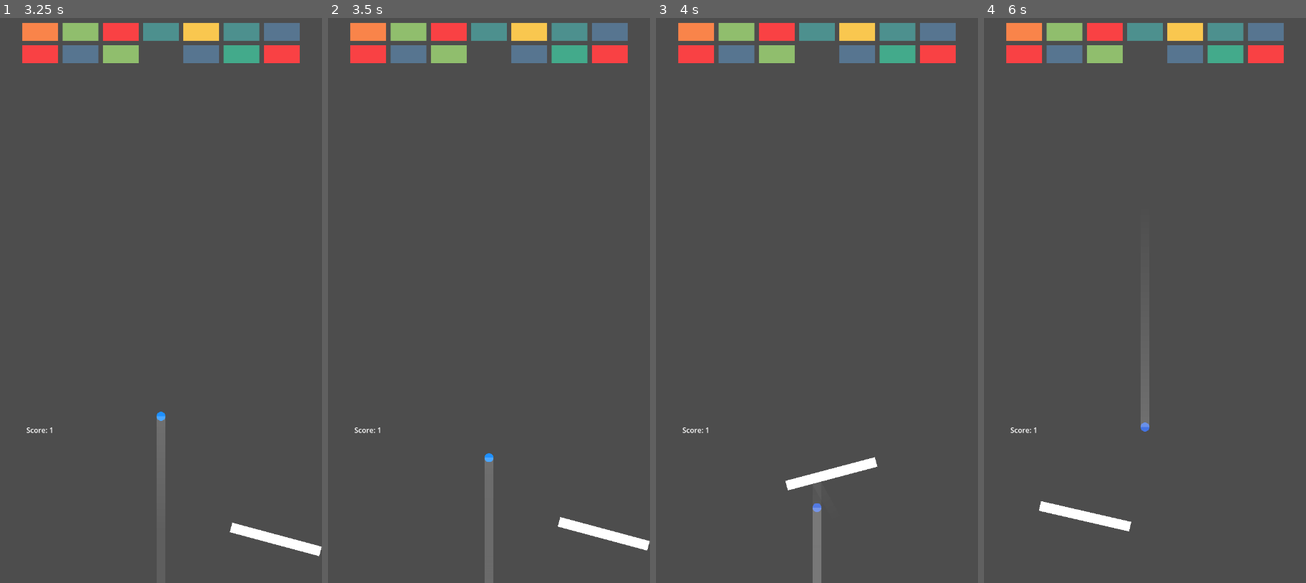
Above: before the commit, frames 1-4 (left to right).
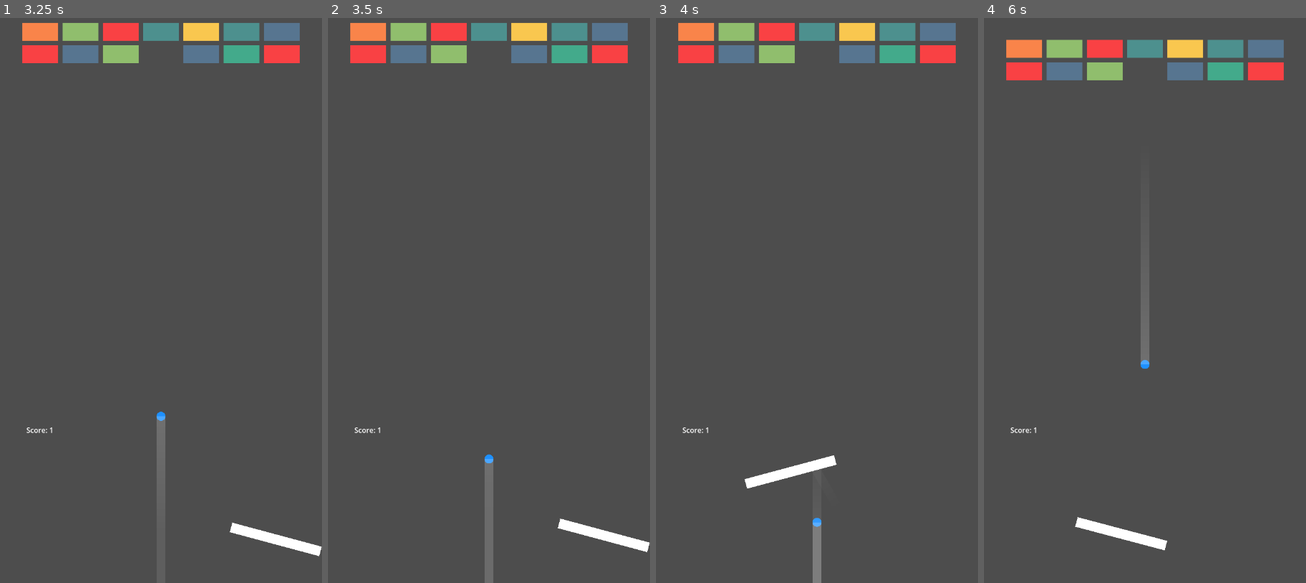
Above: after the commit, the same moments.

Repository: lbarman/brickgame
Game: Godot game, scene res://main.tscn
Two runs of this game, one before a commit and one after it. Both use one fixed random seed, a clock stepped at 60 frames per second and the inputs below.
Inputs:
- Up to frame 1 (3.25 s): tap Enter (ui_accept) at 0.5, 1.52, 1.55, 1.82, 3.02, 3.05 s; hold Right (ui_right) 0.53-1.28 s; hold Enter (ui_accept) 0.53-1.28 s; hold Left (ui_left) 1.28-2.03 s; tap F at 1.35, 2.85 s; hold Enter (ui_accept) 2.03-2.78 s; hold Right (ui_right) from 2.03 s (still down)
- Up to frame 2 (3.5 s): keep holding Right (ui_right); tap Enter (ui_accept) at 3.32 s
- Up to frame 3 (4 s): release Right (ui_right) at 3.53 s; hold Left (ui_left) from 3.53 s (still down); hold Enter (ui_accept) from 3.53 s (still down)
- Up to frame 4 (6 s): release Enter (ui_accept) at 4.28 s; tap F at 4.35, 5.85 s; tap Enter (ui_accept) at 4.52, 4.55, 4.82 s; hold Enter (ui_accept) 5.03-5.78 s; release Left (ui_left) at 5.78 s; hold Right (ui_right) from 5.78 s (still down)

Frame 1 is identical in both runs. In frame 2, 0.2% of the frame differs, in the area x 48-100%, y 77-95%; in frame 3, 1.1%; in frame 4, 8.6%, in the area x 6-94%, y 0-95%.

Commit message:
Proper bounce

Diff:
--- a/character_body_2d.gd
+++ b/character_body_2d.gd
@@ -28,6 +28,7 @@
 var initial_y: float = 0.0
 var last_hit_time: int = 0
 var is_rising: bool = false
+var cant_rise: bool = false
 
 func _ready() -> void:
 	min_max_x = get_viewport_rect().size.x/2 - color_rect.size.x/2
@@ -56,7 +57,7 @@
 
 	# Vertical movement
 	# "ui_accept" is the default mapping for the Spacebar.
-	if Input.is_action_pressed("ui_accept"):
+	if Input.is_action_pressed("ui_accept") && !cant_rise:
 		is_rising = true
 		if position.y > initial_y - max_y_offset:
 			target_velocity.y = -vertical_speed
@@ -66,6 +67,8 @@
 		# Smoothly return to the initial Y position
 		target_velocity.y = (initial_y - position.y) * return_y_speed
 		is_rising = false
+		if cant_rise && (initial_y - position.y) < 1:
+			cant_rise = false
 
 	velocity = target_velocity
 	move_and_slide()
@@ -86,14 +89,18 @@
 	for i in range(get_slide_collision_count()):
 		var collision = get_slide_collision(i)
 		if collision.get_collider().is_in_group("ball"):
-			ball_collision()
+			ball_collision(collision)
 
-func ball_collision():
+func ball_collision(collision: KinematicCollision2D):
 	var current_time = Time.get_ticks_msec()
 	if last_hit_time == -1 || current_time - last_hit_time > hit_debounce_delay * 1000:
 		last_hit_time = current_time
-		ball_collision_debounced()
+		ball_collision_debounced(collision)
 
-func ball_collision_debounced():
+func ball_collision_debounced(collision: KinematicCollision2D):
+	print("Ball collision debounced")
 	if is_rising:
+		print("is rising", collision.get_angle()*90/PI)
 		ball.speed_up()
+		cant_rise = true
+		ball.linear_velocity = Vector2.UP.rotated(deg_to_rad(rotation_degrees))
--- a/slow_zone.gd
+++ b/slow_zone.gd
@@ -1,6 +1,6 @@
 extends Area2D
 
-@export var slowdown_factor: float = 0.5
+@export var slowdown_factor: float = 0.7
 @export var slowdown_speed: float = 20.0
 @export var speedup_speed: float = 20.0
 
@@ -17,13 +17,9 @@
 	else:
 		Engine.time_scale = lerp(Engine.time_scale, _target_time_scale, speedup_speed * delta)
 
-
 func _on_body_entered(body):
-	print("Body entered ", body)
 	if body.is_in_group("ball"):
-		print("Ball entered")
 		_target_time_scale = slowdown_factor
-
 
 func _on_body_exited(body):
 	if body.is_in_group("ball"):
